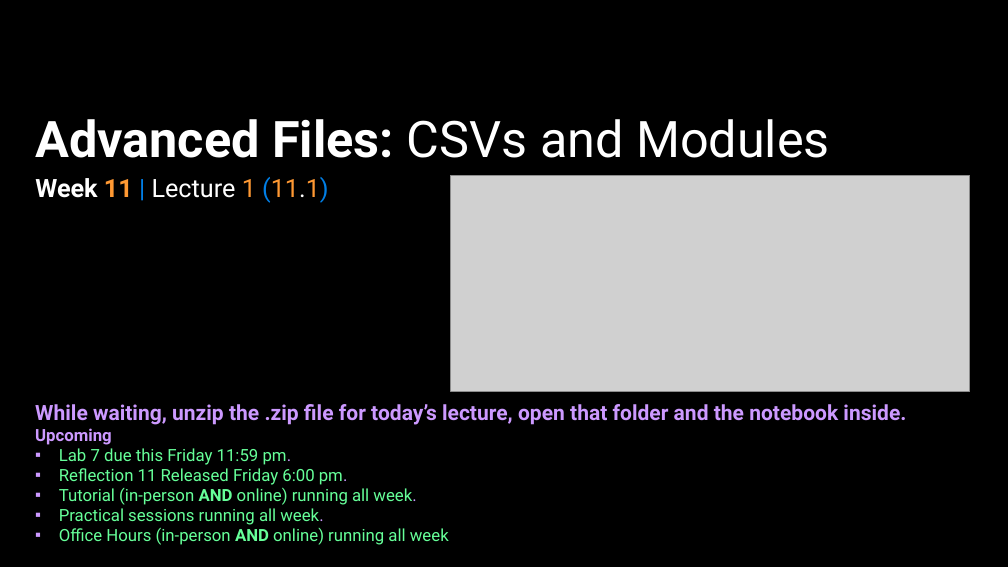
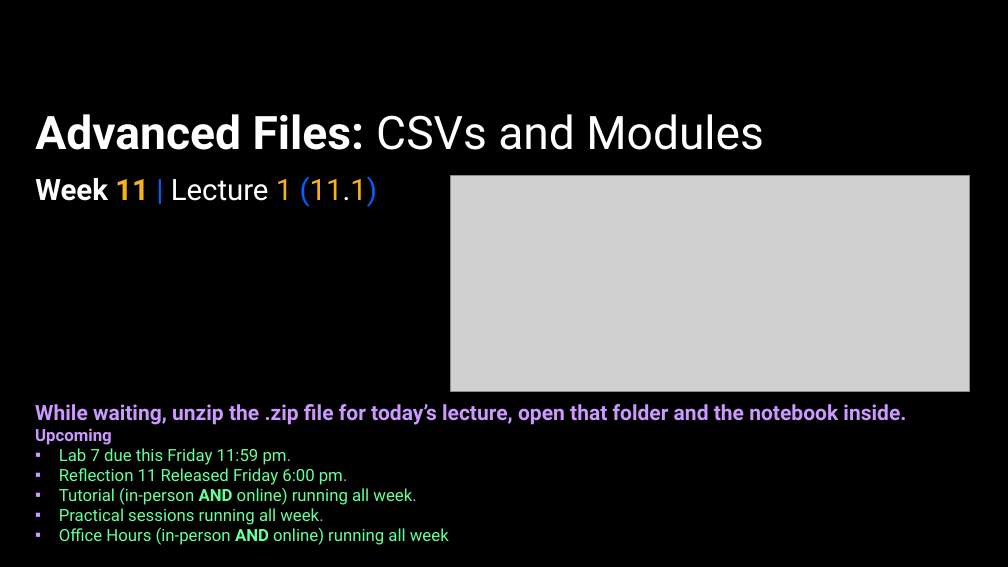
Before and after one commit to APS106/APS106-winter-2026-goodfellow-sutton, a slide deck: slide 1 of lectures/week11/lecture2/slides/week11_lecture2.pptx. Drawn at 1008x567 pixels with LibreOffice and Linux fonts; fonts in the diff are those of the drawing; grey boxes stand for pictures; background and template pictures are left out. Boxes give left, top, right and bottom in pixels: in the first picture for what was removed or moved away, otherwise in the second. Text is boxed around its words. In the diff, an @@ line names an element or a change of style, - is before the commit and + after.

Commit message:
week 10 updates

```diff
--- a/lectures/week11/lecture2/slides/week11_lecture2.pptx
+++ b/lectures/week11/lecture2/slides/week11_lecture2.pptx
@@ title "Advanced Files: CSVs and Modules" at (35,114,764,150): size 48 to 44 pt; vertical alignment bottom to middle @@
@@ subtitle "Week 11 | Lecture 1 ..." at (35,176,378,207): size 24 to 28 pt; text colour #FF9933 to #F7B41A in "11 1 (11.1)"; text colour #017EE5 to #0061FF in "| (11.1)" @@
```
Also in this commit, not shown: 28 other slides changed, 12 other files.
